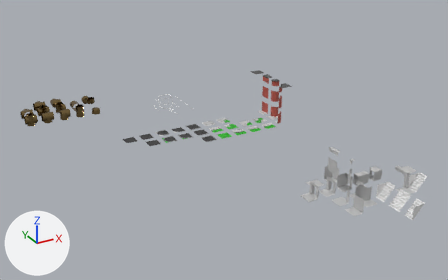
An edit to the Blender file BlenderFiles/modular_set.blend, drawn before and after from the same camera.
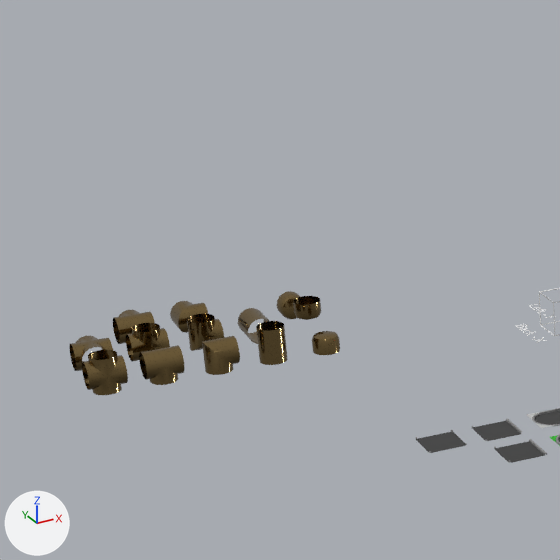
The first picture shows the older version from a 50 mm lens placed at (-44.6, -104.4, 42.4), pointed at (-0.9, -24.9, 2.6). The close-ups show both versions on the part from 0% to 37% of the width and 4% to 62% of the height of that picture; other places that the commit changed are outside them. Every picture has the same lights, and +X, +Y and +Z are marked at lower left.

Objects in the first close-up: '0s_0s_0s_0s_0i_2i_1', '0s_0s_0s_0s_2i_0s_1', '0s_0s_0s_0s_2i_2i_1', '0s_0s_2s_0s_0i_2i_4', '0s_0s_2s_0s_2i_0i_4', '0s_0s_2s_2s_0i_2i_2', '0s_0s_2s_2s_2i_0i_2', '0s_0s_2s_2s_2i_2i_2', '2s_0s_0s_0s_0i_0i_4', '2s_0s_2s_0s_0i_0i_4', '2s_0s_2s_2s_0i_0i_4', '2s_12s_12s_12s_0i_1i_4', '2s_2s_0s_0s_0i_0i_2', '2s_2s_2s_2s_0i_0i_1'.
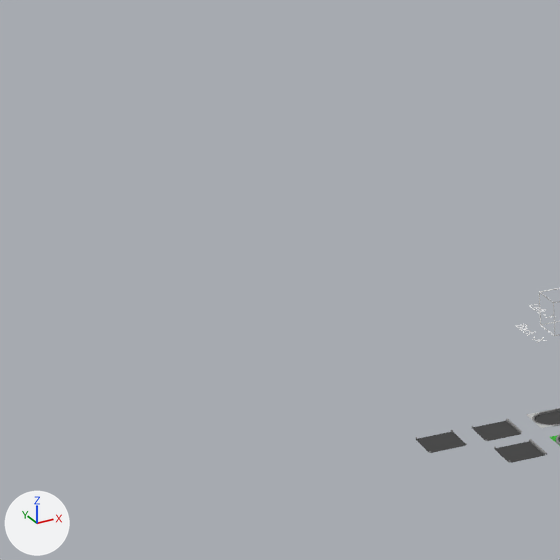
The change in detail:
Object '0s_0s_0s_0s_2i_2i_1' (ob_0s_0s_0s_0s_2i_2i_1) is now hidden.
Object '0s_0s_2s_0s_0i_2i_4' (ob_0s_0s_2s_0s_0i_2i_4) is now hidden.
Object '0s_0s_2s_2s_0i_2i_2' (ob_0s_0s_2s_2s_0i_2i_2) is now hidden.
Object '0s_0s_2s_2s_2i_2i_2' (ob_0s_0s_2s_2s_2i_2i_2) is now hidden.
Object '0s_0s_0s_0s_0i_2i_1' (ob_0s_0s_0s_0s_0i_2i_1) is now hidden.
Object '2s_2s_2s_2s_0i_0i_1' (ob_2s_2s_2s_2s_0i_0i_1) is now hidden.
Object '2s_0s_2s_2s_0i_0i_4' (ob_2s_0s_2s_2s_0i_0i_4) is now hidden.
Object '0s_0s_2s_0s_2i_0i_4' (ob_0s_0s_2s_0s_2i_0i_4) is now hidden.
Object '2s_0s_2s_0s_0i_0i_4' (ob_2s_0s_2s_0s_0i_0i_4) is now hidden.
Object '2s_2s_0s_0s_0i_0i_2' (ob_2s_2s_0s_0s_0i_0i_2) is now hidden.
Object '0s_0s_0s_0s_2i_0s_1' (ob_0s_0s_0s_0s_2i_0s_1) is now hidden.
Object '2s_0s_0s_0s_0i_0i_4' (ob_2s_0s_0s_0s_0i_0i_4) is now hidden.
Object '0s_0s_2s_2s_2i_0i_2' (ob_0s_0s_2s_2s_2i_0i_2) is now hidden.

Where the change shows, as pixel boxes [x1, y1, x2, y2] in the close-ups (560 x 560 px):
'0s_0s_2s_2s_2i_2i_2', hidden (brown): before [82, 350, 128, 395]
'0s_0s_2s_2s_0i_2i_2', hidden (brown): before [139, 345, 185, 385]
'0s_0s_2s_0s_0i_2i_4', hidden (brown): before [202, 336, 240, 375]
'0s_0s_0s_0s_2i_2i_1', hidden (brown): before [256, 321, 288, 365]
'0s_0s_2s_2s_2i_0i_2', hidden (brown): before [126, 323, 170, 361]
'0s_0s_2s_0s_2i_0i_4', hidden (brown): before [187, 314, 224, 351]
'2s_0s_2s_2s_0i_0i_4', hidden (brown): before [113, 310, 155, 344]
'2s_2s_2s_2s_0i_0i_1', hidden (brown): before [69, 336, 113, 371]
'2s_0s_2s_0s_0i_0i_4', hidden (brown): before [170, 301, 208, 333]
'0s_0s_0s_0s_0i_2i_1', hidden (brown): before [312, 331, 340, 355]
'0s_0s_0s_0s_2i_0s_1', hidden (brown): before [293, 296, 321, 320]
'2s_2s_0s_0s_0i_0i_2', hidden (brown): before [238, 308, 269, 344]
'2s_0s_0s_0s_0i_0i_4', hidden (brown): before [277, 291, 300, 319]
